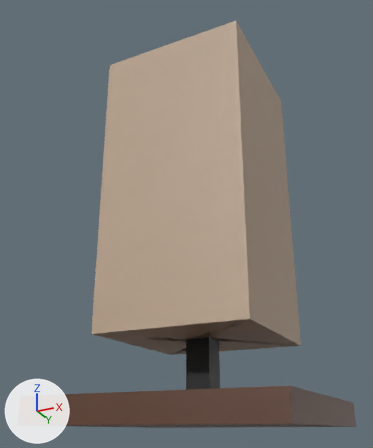
A saved change to the FBX model Assets/Objetos/Lamparas/Lampara.fbx.
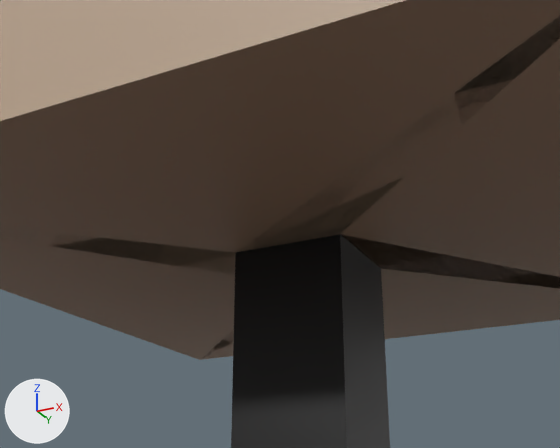
Old and new are each drawn whole from a camera (50 mm lens) standing at (6.939, -6.257, -0.033) and looking at (4.985, -2.348, 1.726) and again close up from a camera (50 mm lens) standing at (5.664, -3.531, 0.201) and looking at (5.033, -2.268, 0.77). Every picture has the same lights, and +X, +Y and +Z are marked at lower left. The first two pictures are the older version. Where no turn or scale is listed for an object, it has been applied to the vertices. Vertices at exactly the same position are counted once.

Names of what the first close-up shows: 'Lampara'.
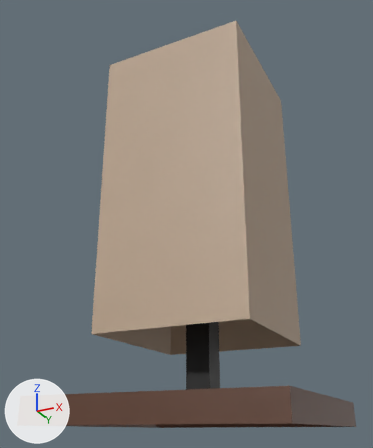
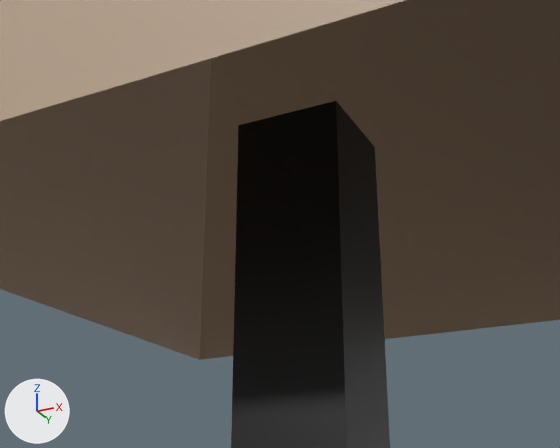
The newer file is also turned or shifted as a whole; pictures and numbers use the older file's frame.

What changed in the scene script:
```text
Change me_cube_001:
    used by ob_lampara; location = (5.093, -2.26, 0.113)
    verts and faces of me_cube_001; kept vertices keep their numbers, new ones are numbered from 24
    before: 12 (-0.1, -0.1, 0.57) at pixel (235, 252), 13 (-0.1, 0.1, 0.57), 14 (0.1, 0.1, 0.57) at pixel (381, 268), 15 (0.1, -0.1, 0.57) at pixel (340, 234), 16 (0.66, 0.66, 0.57)
    before: 17 (0.66, -0.66, 0.57), 18 (-0.66, -0.66, 0.57), 19 (-0.66, 0.66, 0.57) at pixel (199, 359)
    remove me_cube_001.from_pydata(...)  # 24 vertices, 22 faces; spans x -1.0..1.0, y -1.0..1.0, z -0.1..3.18
    add me_cube_001.from_pydata(...)  # 24 vertices, 17 faces; spans x -1.0..1.0, y -1.0..1.0, z -0.1..3.18
    me_cube_001 part 1
    add delete_faces([(12, 16, 17, 13), (13, 17, 18, 14), (14, 18, 19, 15), (12, 15, 19, 16)])
    add for i in [*range(12, 16)]: verts[i] += (0.0, 0.0, 0.27)
    other edits to the shape of me_cube_001 do not show in these pictures
```

Where the change shows, as pixel boxes (x1, y1, x2, y2) in the close-ups (560 x 448 px):
part 1 of me_cube_001, cut back
    before: (0, 0, 560, 358)
    after: (233, 101, 381, 354)
